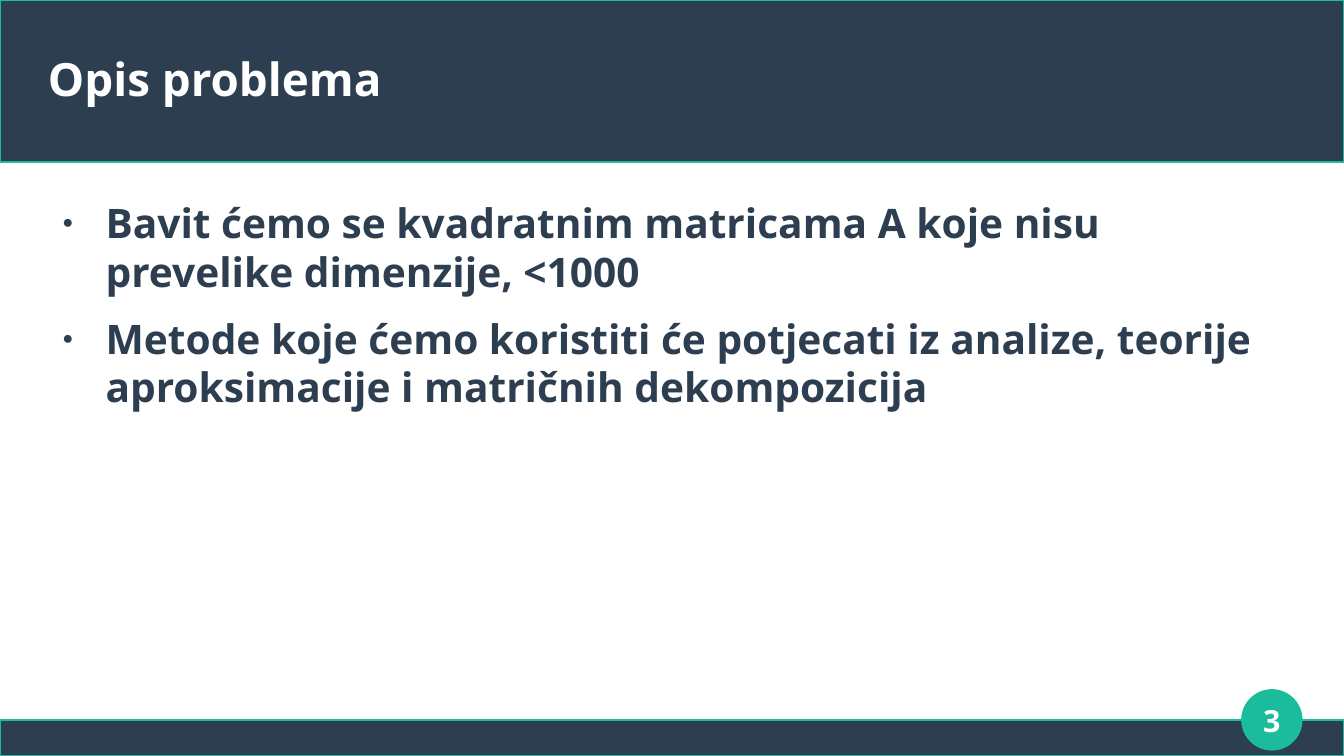
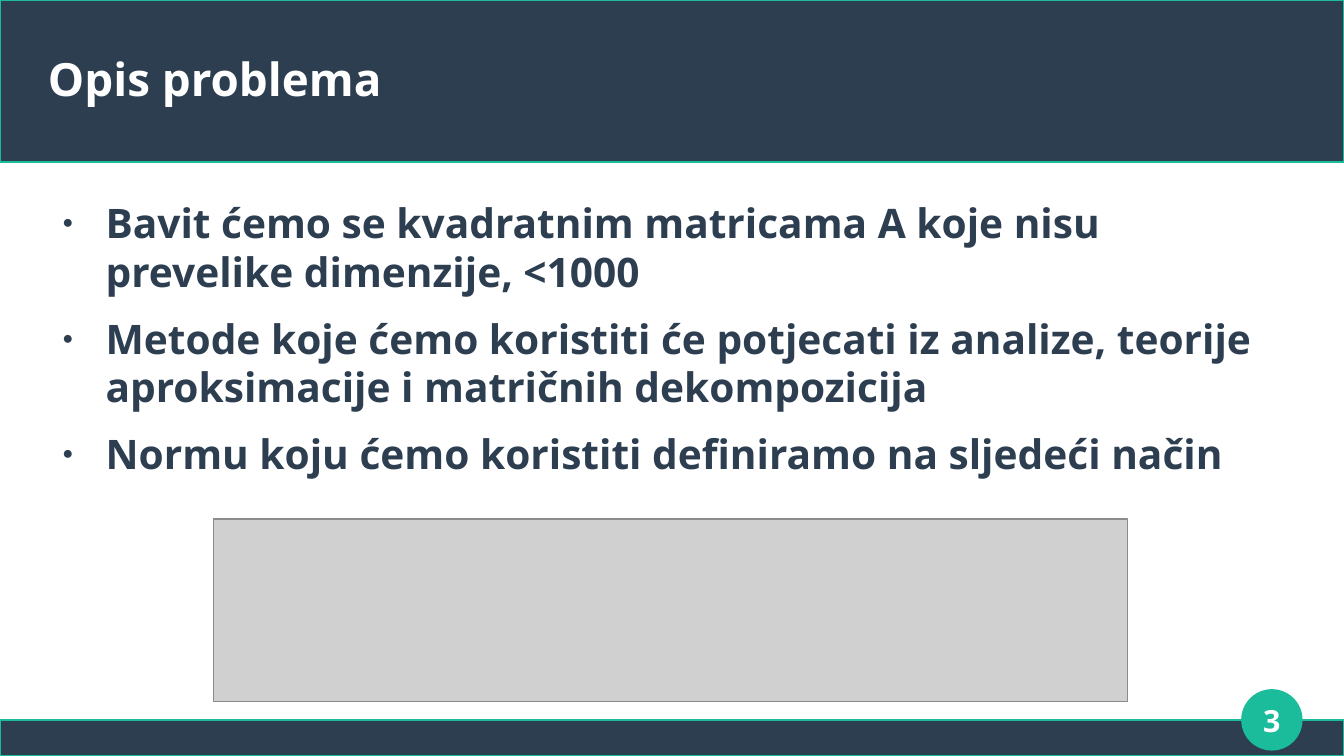
Before and after one commit to gbartol/matrix-exponential-function, a slide deck: slide 3 of Prezentacija_exp.odp. Drawn at 1344x756 pixels with LibreOffice and Linux fonts; fonts in the diff are those of the drawing; grey boxes stand for pictures. Boxes give left, top, right and bottom in pixels: in the first picture for what was removed or moved away, otherwise in the second. Text is boxed around its words. In the diff, an @@ line names an element or a change of style, - is before the commit and + after.

```diff
--- a/Prezentacija_exp.odp
+++ b/Prezentacija_exp.odp
@@ text at [106,438,1222,479]: paragraph added @@
+● Normu koju ćemo koristiti definiramo na sljedeći način
@@ picture added at [213,520,1128,702] @@
```
Also in this commit, not shown: 1 other slide changed, 11 slides added, 2 other files.
